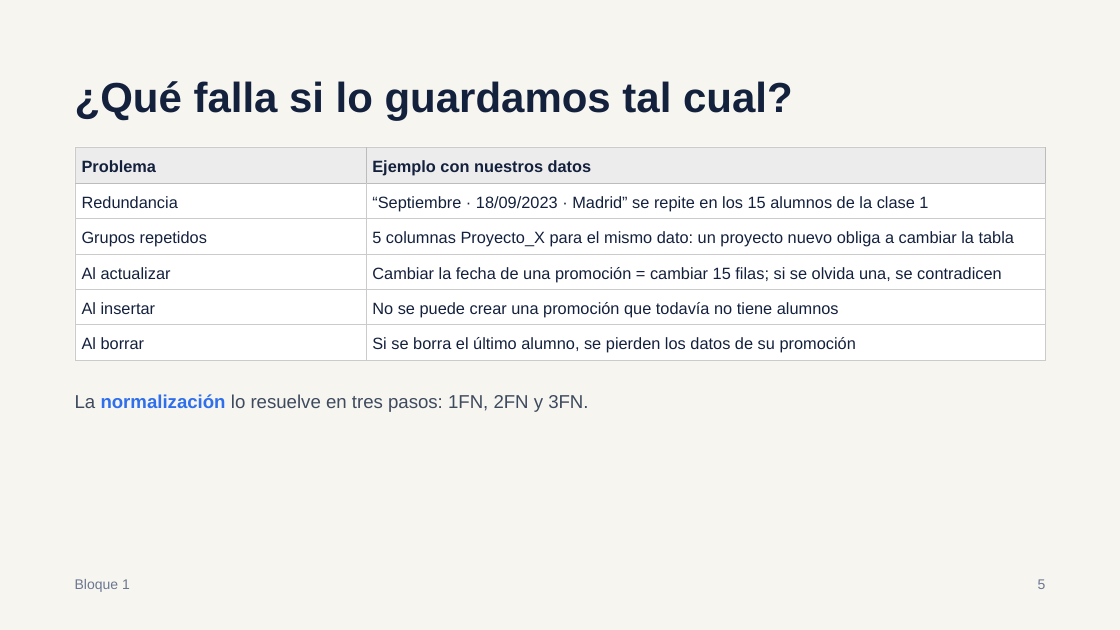
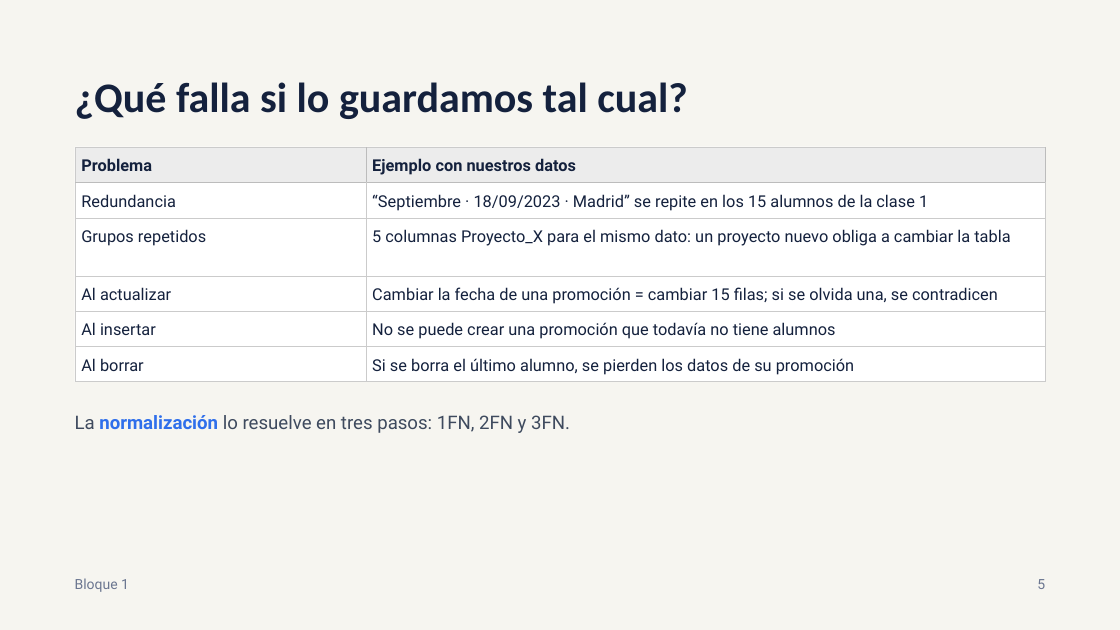
Before and after one commit to CarlosRodriguezRuiz/ProyectoGrupal-BBDD, a slide deck: slide 5 of docs/Presentacion.pptx. Drawn at 1120x630 pixels with LibreOffice and Linux fonts; fonts in the diff are those of the drawing. Boxes give left, top, right and bottom in pixels: in the first picture for what was removed or moved away, otherwise in the second. Text is boxed around its words. In the diff, an @@ line names an element or a change of style, - is before the commit and + after.

```diff
--- a/docs/Presentacion.pptx
+++ b/docs/Presentacion.pptx
@@ title "¿Qué falla si lo guardamos ..." at [75, 82, 688, 119]: font Arial to Calibri @@
@@ rectangle: place and size @@
-rectangle at [75, 146, 1046, 360]
+rectangle at [75, 146, 1046, 381]
@@ table at [76, 148, 1045, 382] @@
@@ font Arial to Roboto @@
@@ font Arial to Roboto in 3 elements at [75, 578, 129, 592], [1037, 579, 1045, 589], [75, 415, 570, 433] @@
@@ text "La normalización lo resuelve en ...": place and size @@
-text "La normalización lo resuelve en ..." at [75, 394, 588, 412]
+text "La normalización lo resuelve en ..." at [75, 415, 570, 433]
```
Also in this commit, not shown: 22 other slides changed, 1 other file.
